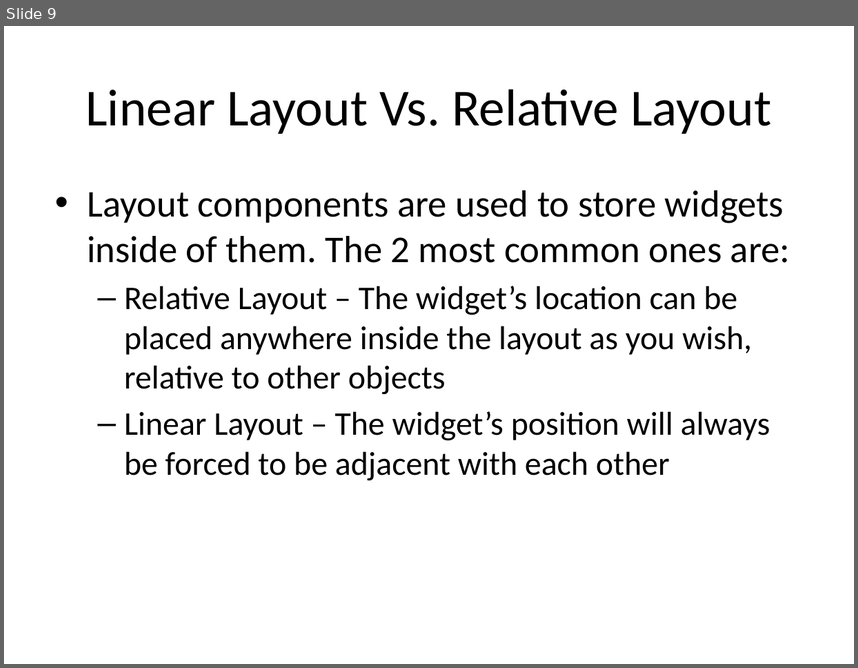
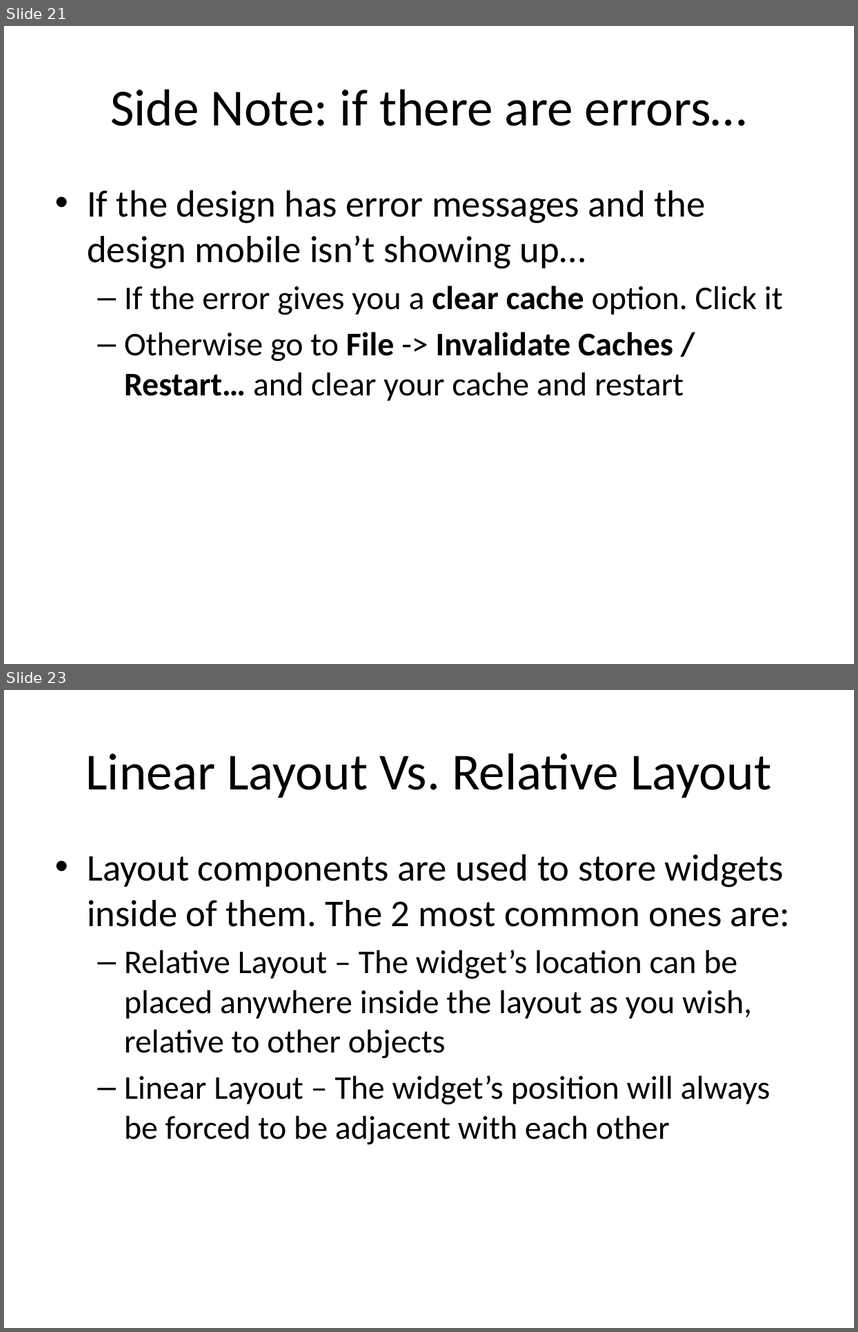
Before and after one commit to chang47/AndroidTutorial, a slide deck: Lesson1 First App/Android Lesson 1.pptx. Shown one above the other, each under a label of ours: slide 9 before the commit, slides 21 and 23 after it; the slides between them are not shown. The pictures are 858x668 and 858x1332 pixels, drawn with LibreOffice and Linux fonts; fonts in the diff are those of the drawing. Boxes give left, top, right and bottom in pixels: in the first picture for what was removed or moved away, otherwise in the second. Text is boxed around its words. In the diff, an @@ line names an element or a change of style, - is before the commit and + after.

```diff
--- a/Lesson1 First App/Android Lesson 1.pptx
+++ b/Lesson1 First App/Android Lesson 1.pptx
@@ slide 21 added at (4, 26, 854, 664), background #FFFFFF @@
@@ title added at (110, 89, 747, 126), 44 pt, text #000000 @@
+Side Note: if there are errors…
@@ text added at (87, 190, 783, 401), 28 pt, text #000000 @@
+• If the design has error messages and the design mobile isn’t showing up…
+  – If the error gives you a clear cache option. Click it
+  – Otherwise go to File -> Invalidate Caches / Restart… and clear your cache and restart
@@ what was slide 9 is now slide 23 @@
```
Also in this commit, not shown: 8 slides changed, 25 other slides added, 1 slide removed, 30 other files.
